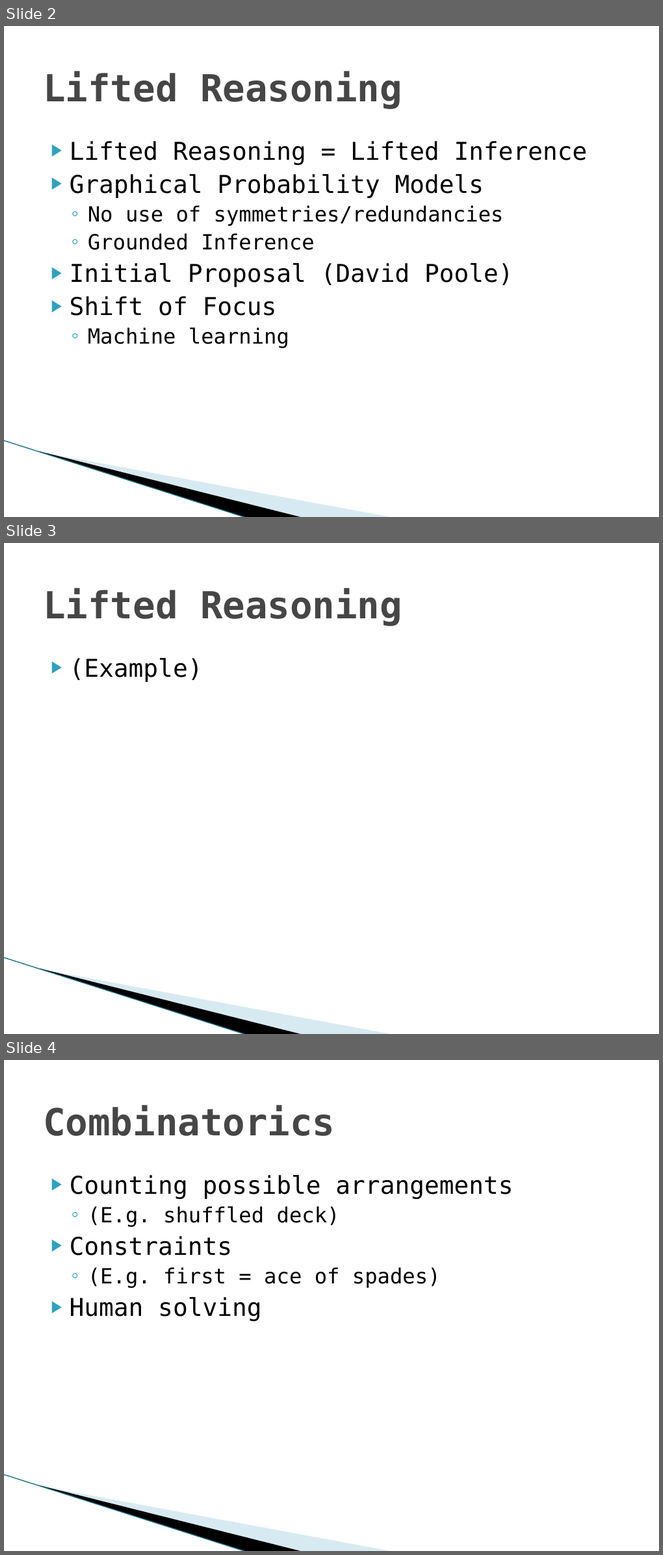
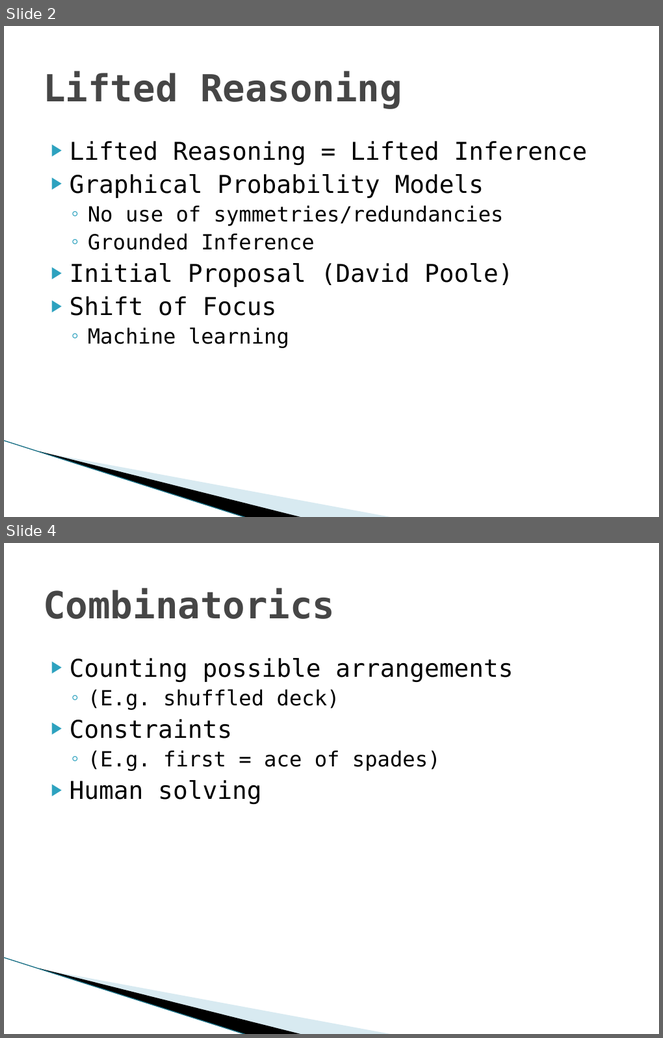
Before and after one commit to Mickaly13X/wv_project, a slide deck: Presentation.pptx. Shown one above the other, each under a label of ours: slides 2, 3 and 4 before the commit, slides 2 and 4 after it; the slides between them are not shown. The pictures are 663x1555 and 663x1038 pixels, drawn with LibreOffice and Linux fonts; fonts in the diff are those of the drawing; background and template pictures are left out. Boxes give left, top, right and bottom in pixels: in the first picture for what was removed or moved away, otherwise in the second. Text is boxed around its words. In the diff, an @@ line names an element or a change of style, - is before the commit and + after.

```diff
--- a/Presentation.pptx
+++ b/Presentation.pptx
@@ slide 3 removed at box(4, 543, 659, 1034), background #FFFFFF; not listed: 3 template elements that a slide beside it also shows @@
@@ title removed at box(43, 588, 402, 626) @@
-Lifted Reasoning
@@ text removed at box(70, 658, 203, 682) @@
-▶ (Example)
```
Also in this commit, not shown: 2 slides added, 1 other file.
